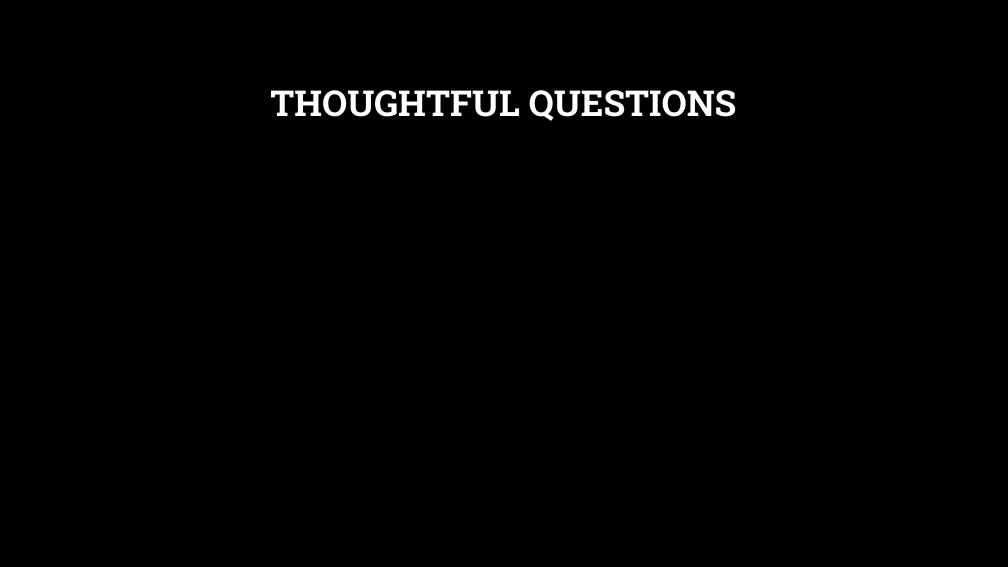
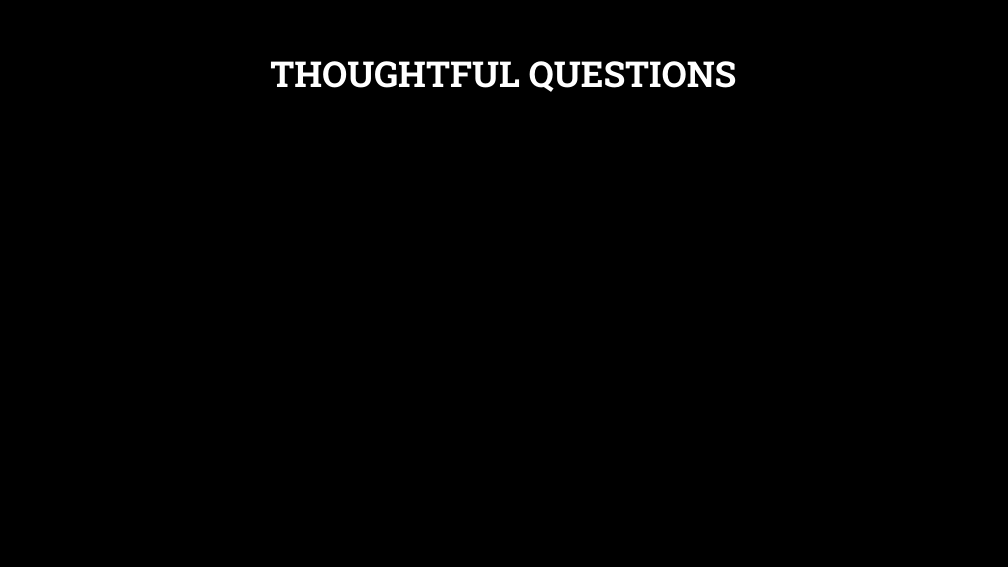
Before and after one commit to msnyde8/COSC757, a slide deck: slide 9 of Assignments/ArticleSummary/ArticleSummarySlides-MJS.pptx (slide 5 before the commit). Drawn at 1008x567 pixels with LibreOffice and Linux fonts; fonts in the diff are those of the drawing; background and template pictures are left out. Boxes give left, top, right and bottom in pixels: in the first picture for what was removed or moved away, otherwise in the second. Text is boxed around its words. In the diff, an @@ line names an element or a change of style, - is before the commit and + after.

```diff
--- a/Assignments/ArticleSummary/ArticleSummarySlides-MJS.pptx
+++ b/Assignments/ArticleSummary/ArticleSummarySlides-MJS.pptx
@@ title "THOUGHTFUL QUESTIONS": place and size @@
-title "THOUGHTFUL QUESTIONS" at <box>270,90,737,121</box>
+title "THOUGHTFUL QUESTIONS" at <box>270,61,737,92</box>
```
Also in this commit, not shown: 7 slides added, 3 slides removed, 2 other files.
